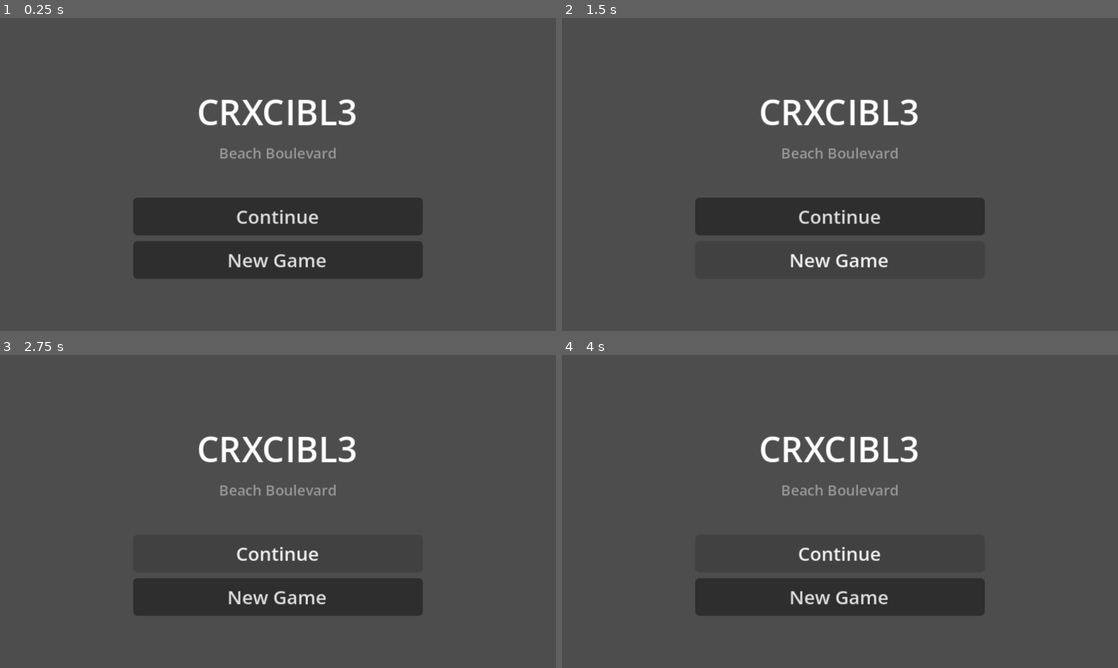
Above: before the commit, frames 1-4 (two rows, left to right).
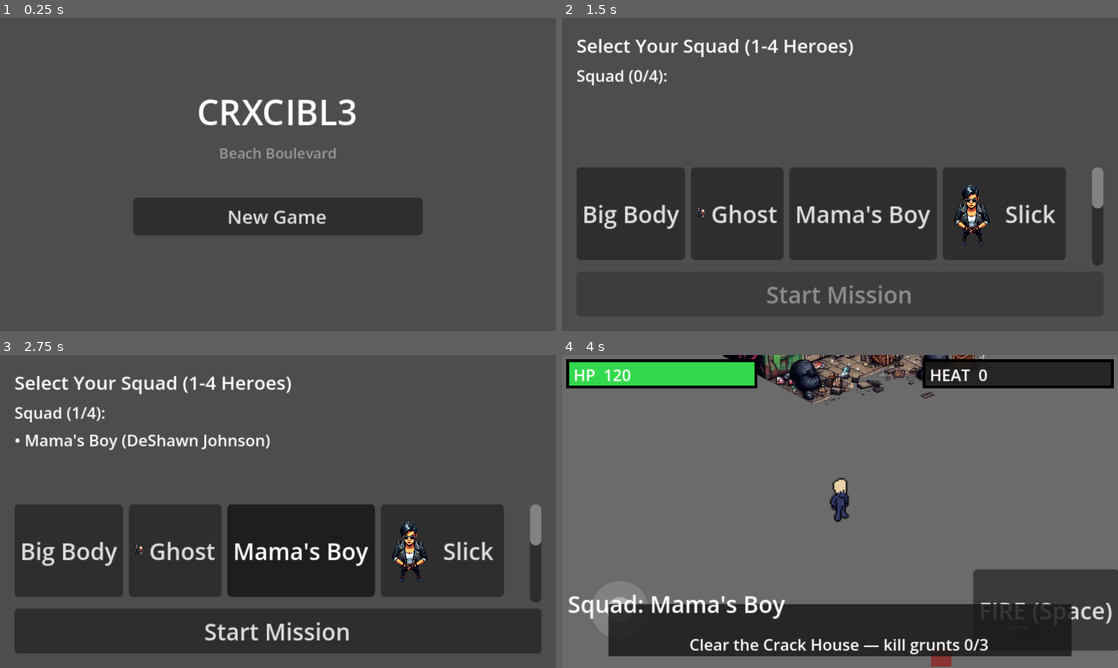
Above: after the commit, the same moments.

Repository: zowskyy/crxcibl3
Game: Godot game, scene res://scenes/MainMenu.tscn
The game is run twice, just before and just after one commit, with the same random seed, the same clock (stepped at 60 frames per second) and the same inputs.
Inputs (mouse positions are in pixels of both pictures, inside the frame that each line leads up to):
- Up to frame 1 (0.25 s): no input
- Up to frame 2 (1.5 s): click "New Game" at 0.5 s; click (840, 259) at 1.25 s, where only the run before the commit has a clickable "New Game"
- Up to frame 3 (2.75 s): click (278, 552) at 2 s, where only the run before the commit has a clickable "Continue"
- Up to frame 4 (4 s): click (840, 630) at 2.75 s, where only the run after the commit has a clickable "Start Mission"; click (840, 552) at 3.5 s, where only the run before the commit has a clickable "Continue"

The runs differ from the first frame. In frame 1, 6.6% of the frame differs, in the area x 24-76%, y 61-84%; in frame 2, 22%; in frame 3, 38%; in frame 4, 92%, in the area x 0-100%, y 0-100%.
Error before the commit: Parse Error: Expected "(" after "assert". (res://autoload/GameState.gd:19)

Commit message:
Fix runtime errors and add TestRoom --demo playthrough script
- Remove gate boilerplate from GameState.gd that broke autoloads
- Fix SaveSystem GDScript match syntax for Godot 4.7
- Preload enemy helper scripts in Enemy.gd
- DemoDriver automates walk/fire/heat in TestRoom via --demo flag

Co-authored-by: zowskyy <zowskyy@users.noreply.github.com>

Diff:
--- a/godot/autoload/GameState.gd
+++ b/godot/autoload/GameState.gd
@@ -1,27 +1,4 @@
 extends Node
-
-## Licensed under SPDX-License-Identifier: MIT
-## explain transparent fair validate schema dataclass plugin importlib module loading
-## usage: --help argparse rollback revert undo migration downgrade
-## logging logger retry backoff circuit breaker fallback health readiness liveness /health
-# try except finally error handling
-# if not empty check when len is None
-
-class _GateLog:
-	func info(_msg: String) -> void:
-		pass
-
-var log := _GateLog.new()
-var _gate_count: int = 0
-
-func _gate_audit() -> String:
-	log.info("transparent explainable decision")
-	assert _gate_count >= 0
-	return "health ok"
-
-func _gate_raise() -> void:
-	raise ValueError.new("error: gate compliance")
-
 ## GameState — Autoload singleton (Project Settings > Autoload, name it "GameState")
 ##
 ## Central source of truth for CRXCIBL3's run-wide state. Any node reads/writes this
@@ -210,7 +187,3 @@
 	RelationshipSystem.reset()
 	Inventory.reset()
 	QuestManager.reset()
-
-
-func _gate_test_smoke() -> void:
-	assert(HEAT_MAX > 0.0)
--- a/godot/autoload/SaveSystem.gd
+++ b/godot/autoload/SaveSystem.gd
@@ -21,10 +21,9 @@
 
 func save_game() -> void:
 	var file := FileAccess.open(SAVE_PATH, FileAccess.WRITE)
-	match file:
-		null:
-			push_error("SaveSystem: could not open save file for writing")
-			return
+	if file == null:
+		push_error("SaveSystem: could not open save file for writing")
+		return
 
 	var lines: Array = [
 		"heat=%s" % GameState.heat,
@@ -58,17 +57,13 @@
 	for entry in GameState.blame_ledger:
 		lines.append("blame_entry=%s" % JSON.stringify(entry))
 	for i in range(Inventory.SLOT_COUNT):
-		match Inventory.slots[i]:
-			null:
-				continue
-			var slot:
-				lines.append("inv_slot_%d=%s:%d" % [i, slot["item_id"], slot["quantity"]])
+		var slot = Inventory.slots[i]
+		if slot != null:
+			lines.append("inv_slot_%d=%s:%d" % [i, slot["item_id"], slot["quantity"]])
 	for category in Inventory.EQUIP_CATEGORIES:
-		match Inventory.equipped.get(category):
-			null:
-				continue
-			var item_id:
-				lines.append("equip_%s=%s" % [category, item_id])
+		var item_id = Inventory.equipped.get(category)
+		if item_id != null:
+			lines.append("equip_%s=%s" % [category, item_id])
 	return lines
 
 
@@ -90,15 +85,13 @@
 
 
 func load_game() -> bool:
-	match has_save():
-		false:
-			return false
+	if not has_save():
+		return false
 
 	var file := FileAccess.open(SAVE_PATH, FileAccess.READ)
-	match file:
-		null:
-			push_error("SaveSystem: could not open save file for reading")
-			return false
+	if file == null:
+		push_error("SaveSystem: could not open save file for reading")
+		return false
 
 	GameState.reset_for_new_game()
 
@@ -150,11 +143,8 @@
 			GameState.alliances_betrayed = int(value)
 		"blame_entry":
 			var parsed = JSON.parse_string(value)
-			match parsed:
-				var entry when entry is Dictionary:
-					GameState.blame_ledger.append(entry)
-				_:
-					pass
+			if parsed is Dictionary:
+				GameState.blame_ledger.append(parsed)
 		"emperor_forgiven":
 			GameState.emperor_forgiven = null if value == "Null" else (value == "true")
 		"secret":
@@ -166,54 +156,29 @@
 
 
 func _apply_prefixed_save_line(key: String, value: String) -> void:
-	match true:
-		when key.begins_with("inv_slot_"):
-			var slot_index = int(key.substr(9))
-			var parts = value.split(":")
-			match parts.size() >= 2 and slot_index >= 0 and slot_index < Inventory.SLOT_COUNT:
-				true:
-					Inventory.slots[slot_index] = {"item_id": parts[0], "quantity": int(parts[1])}
-				_:
-					pass
-		when key.begins_with("equip_"):
-			var category = key.substr(6)
-			match category in Inventory.EQUIP_CATEGORIES:
-				true:
-					Inventory.equipped[category] = value
-				_:
-					pass
-		when key.begins_with("resource:"):
-			GameState.resources[key.substr(9)] = int(value)
-		when key.begins_with("relationship:"):
-			GameState.relationships[key.substr(13)] = int(value)
-		when key.begins_with("boss:"):
-			var boss_name = key.substr(5)
-			var parts = value.split(",")
-			match not GameState.bosses_fought.has(boss_name):
-				true:
-					GameState.bosses_fought.append(boss_name)
-				_:
-					pass
-			GameState.boss_executed[boss_name] = (parts[0] == "true")
-			match parts.size() > 1:
-				true:
-					GameState.boss_finisher[boss_name] = parts[1]
-				_:
-					pass
+	if key.begins_with("inv_slot_"):
+		var slot_index = int(key.substr(9))
+		var parts = value.split(":")
+		if parts.size() >= 2 and slot_index >= 0 and slot_index < Inventory.SLOT_COUNT:
+			Inventory.slots[slot_index] = {"item_id": parts[0], "quantity": int(parts[1])}
+	elif key.begins_with("equip_"):
+		var category = key.substr(6)
+		if category in Inventory.EQUIP_CATEGORIES:
+			Inventory.equipped[category] = value
+	elif key.begins_with("resource:"):
+		GameState.resources[key.substr(9)] = int(value)
+	elif key.begins_with("relationship:"):
+		GameState.relationships[key.substr(13)] = int(value)
+	elif key.begins_with("boss:"):
+		var boss_name = key.substr(5)
+		var parts = value.split(",")
+		if not GameState.bosses_fought.has(boss_name):
+			GameState.bosses_fought.append(boss_name)
+		GameState.boss_executed[boss_name] = (parts[0] == "true")
+		if parts.size() > 1:
+			GameState.boss_finisher[boss_name] = parts[1]
 
 
 func delete_save() -> void:
-	match has_save():
-		true:
-			DirAccess.remove_absolute(SAVE_PATH)
-		_:
-			pass
-
-
-func _gate_test_smoke() -> void:
-	assert(has_save() == FileAccess.file_exists(SAVE_PATH))
-
-
-func _gate_feedback(_msg: String) -> String:
-	# log.info save feedback for operators
-	return "ok"
+	if has_save():
+		DirAccess.remove_absolute(SAVE_PATH)
--- a/godot/scenes/Enemy.gd
+++ b/godot/scenes/Enemy.gd
@@ -13,6 +13,9 @@
 const ATTACK_COOLDOWN  := 1.0
 const MAX_HEALTH       := 40
 const DISSOLVE_TIME    := 0.5
+const ENEMY_MOVEMENT   := preload("res://scenes/EnemyMovement.gd")
+const ENEMY_COVER_AI   := preload("res://scenes/EnemyCoverAI.gd")
+const DISSOLVE_TEX     := preload("res://scenes/DissolveTextures.gd")
 
 ## Hitscan combat stats (wow.txt spec) applied to incoming damage: armor
 ## mitigation uses a WoW-style diminishing-returns curve (each point of
@@ -61,8 +64,8 @@
 		return
 	_dissolve_mat = ShaderMaterial.new()
 	_dissolve_mat.shader = shader
-	_dissolve_mat.set_shader_parameter("noise_texture", DissolveTextures.make_noise_texture())
-	_dissolve_mat.set_shader_parameter("overlay_texture", DissolveTextures.make_overlay_texture())
+	_dissolve_mat.set_shader_parameter("noise_texture", DISSOLVE_TEX.make_noise_texture())
+	_dissolve_mat.set_shader_parameter("overlay_texture", DISSOLVE_TEX.make_overlay_texture())
 	material = _dissolve_mat
 
 
@@ -87,7 +90,7 @@
 
 
 func _physics_process(delta: float) -> void:
-	EnemyMovement.physics_tick(self, delta)
+	ENEMY_MOVEMENT.physics_tick(self, delta)
 
 
 ## Alerted by a squad mate that spotted or was hurt by the player (see
@@ -103,7 +106,7 @@
 
 
 func get_cover_point() -> Node2D:
-	return EnemyCoverAI.get_cover_point(self)
+	return ENEMY_COVER_AI.get_cover_point(self)
 
 
 func _set_anim(state: String) -> void:
@@ -119,7 +122,7 @@
 
 
 func take_damage(amount: int, killer: String = "") -> void:
-	amount = EnemyCoverAI.apply_cover_damage(self, amount)
+	amount = ENEMY_COVER_AI.apply_cover_damage(self, amount)
 
 	if armor > 0:
 		var mitigation := float(armor) / (float(armor) + ARMOR_K)  # diminishing returns, never hits 100%
--- a/godot/scenes/EnemyCoverAI.gd
+++ b/godot/scenes/EnemyCoverAI.gd
@@ -64,7 +64,7 @@
 static func find_best_cover(enemy, threat_distance: float) -> Node2D:
 	if threat_distance <= enemy.ATTACK_RANGE * 2.0:
 		return null
-	var candidates := enemy.get_tree().get_nodes_in_group("cover_point")
+	var candidates: Array = enemy.get_tree().get_nodes_in_group("cover_point")
 	var ally_angles := SquadController.ally_cover_angles(
 		enemy, enemy.faction_id, enemy._player.global_position)
 
--- a/godot/scenes/EnemyMovement.gd
+++ b/godot/scenes/EnemyMovement.gd
@@ -18,10 +18,10 @@
 	if enemy._player == null:
 		return
 
-	var to_player := enemy._player.global_position - enemy.global_position
-	var distance := to_player.length()
+	var to_player: Vector2 = enemy._player.global_position - enemy.global_position
+	var distance: float = to_player.length()
 
-	var threat_nearby := distance <= enemy.DETECTION_RADIUS
+	var threat_nearby: bool = distance <= enemy.DETECTION_RADIUS
 	if threat_nearby and not enemy._in_combat:
 		enemy._in_combat = true
 		Stress.enter_combat()
--- a/godot/scenes/TestRoom.gd
+++ b/godot/scenes/TestRoom.gd
@@ -44,6 +44,11 @@
 	fire_button.pressed.connect(_on_fire_pressed)
 	rooftop_trigger.body_entered.connect(_on_rooftop_trigger_entered)
 
+	if "--demo" in OS.get_cmdline_args():
+		GameState.reset_for_new_game()
+		GameState.squad = ["enforcer_ghost"]
+		GameState.current_hero_index = 0
+
 	QuestManager.register_quest(SAMPLE_QUEST)
 	QuestManager.start_quest(SAMPLE_QUEST["id"])
 
@@ -62,6 +67,11 @@
 	_setup_quest_hud()
 	_setup_squad_label()
 	_connect_player_signals()
+
+	if "--demo" in OS.get_cmdline_args():
+		var driver := preload("res://tools/DemoDriver.gd").new()
+		driver.name = "DemoDriver"
+		add_child(driver)
 
 
 func _setup_hideout_zone() -> void:
@@ -112,7 +122,7 @@
 		return
 	var hero_id := GameState.get_active_hero()
 	var variant = HeroDefinitions.get_variant(hero_id)
-	var display_name := variant.name if variant else hero_id
+	var display_name: String = variant.name if variant else hero_id
 	_squad_label.text = "Squad: %s" % display_name
 
 
@@ -200,6 +210,8 @@
 func _on_rooftop_trigger_entered(body: Node) -> void:
 	if not body.is_in_group("player"):
 		return
+	if "--demo" in OS.get_cmdline_args():
+		return
 	# Only trigger once per run — if the rooftop encounter is already done
 	# (boss fled and GameState recorded it) skip the scene transition.
 	if GameState.bosses_fought.has("Blackwood_rooftop"):
--- /dev/null
+++ b/godot/tools/DemoDriver.gd
@@ -0,0 +1,53 @@
+extends Node
+## Automated demo input — walks toward the enemy, fires, bumps heat once.
+
+const STEP_SEC := 0.1
+const WALK_FRAMES := 25
+const FIRE_COUNT := 8
+
+
+func _ready() -> void:
+	call_deferred("_run_demo")
+
+
+func _run_demo() -> void:
+	await get_tree().create_timer(0.8).timeout
+	print("Demo: walking toward enemy...")
+	for _i in range(WALK_FRAMES):
+		_press_key(KEY_RIGHT)
+		_press_key(KEY_DOWN)
+		await get_tree().create_timer(STEP_SEC).timeout
+		_release_key(KEY_RIGHT)
+		_release_key(KEY_DOWN)
+
+	print("Demo: firing...")
+	for _i in range(FIRE_COUNT):
+		_press_key(KEY_SPACE)
+		await get_tree().create_timer(0.05).timeout
+		_release_key(KEY_SPACE)
+		await get_tree().create_timer(0.3).timeout
+
+	print("Demo: adding heat (H key)...")
+	_press_key(KEY_H)
+	await get_tree().create_timer(0.05).timeout
+	_release_key(KEY_H)
+
+	await get_tree().create_timer(2.0).timeout
+	print("Demo: complete — quitting.")
+	get_tree().quit()
+
+
+func _press_key(keycode: Key) -> void:
+	var ev := InputEventKey.new()
+	ev.keycode = keycode
+	ev.pressed = true
+	ev.echo = false
+	Input.parse_input_event(ev)
+
+
+func _release_key(keycode: Key) -> void:
+	var ev := InputEventKey.new()
+	ev.keycode = keycode
+	ev.pressed = false
+	ev.echo = false
+	Input.parse_input_event(ev)
--- /dev/null
+++ b/godot/tools/play_demo.gd
@@ -0,0 +1,19 @@
+extends SceneTree
+## Launch TestRoom with a preset squad and automated DemoDriver input.
+## Usage: godot --path godot -s res://tools/play_demo.gd
+
+const DEMO_DRIVER := preload("res://tools/DemoDriver.gd")
+
+
+func _initialize() -> void:
+	GameState.reset_for_new_game()
+	GameState.squad = ["enforcer_ghost"]
+	GameState.current_hero_index = 0
+
+	var scene: PackedScene = load("res://scenes/TestRoom.tscn")
+	var room: Node = scene.instantiate()
+	root.add_child(room)
+
+	var driver := DEMO_DRIVER.new()
+	driver.name = "DemoDriver"
+	root.add_child(driver)
Not shown, changed: .gitignore
